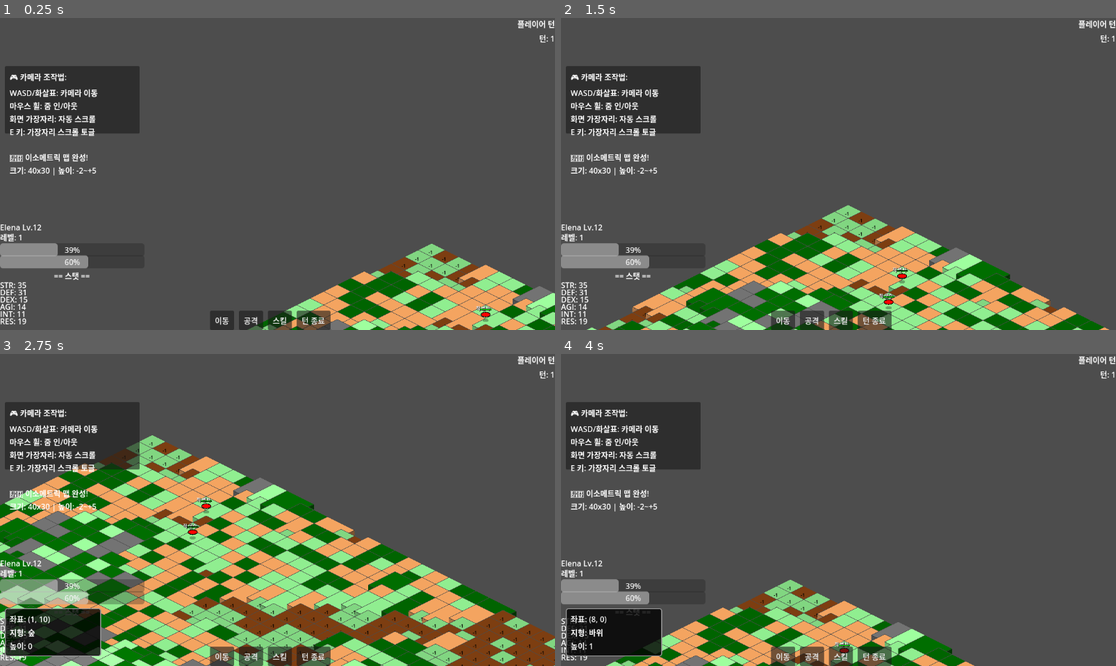
Above: before the commit, frames 1-4 (two rows, left to right).
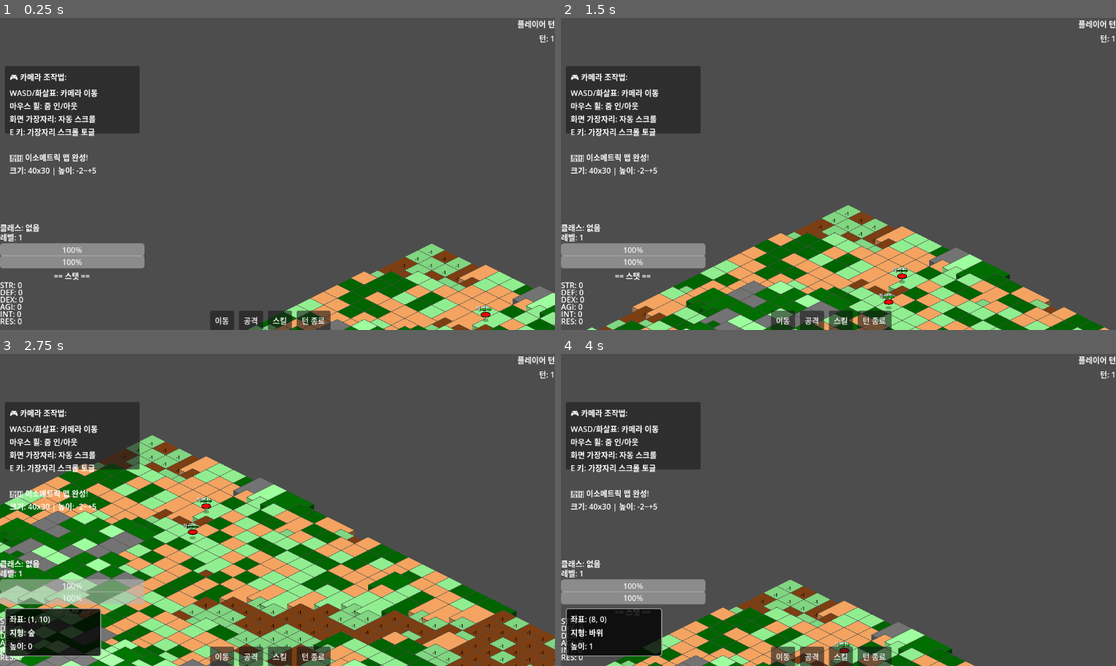
Above: after the commit, the same moments.

Repository: SLOWRAINMDML/godotTactics
Game: Godot game, scene res://scenes/BattleScene.tscn
Same seed, same stepped clock (60 frames per second), same inputs: the game is played once before the commit and once after it.
Inputs (mouse positions are in pixels of both pictures, inside the frame that each line leads up to):
- Up to frame 1 (0.25 s): no input
- Up to frame 2 (1.5 s): tap Enter at 0.5 s; move the mouse to (960, 158) at 0.52 s; hold Right (ui_right) 0.53-1.28 s; tap E at 0.6, 1.35 s; click (960, 158) at 0.67 s; move the mouse to (727, 189) at 1.27 s; hold Down (ui_down) from 1.28 s (still down)
- Up to frame 3 (2.75 s): move the mouse to (333, 441) at 2.02 s; release Down (ui_down) at 2.03 s; hold Right (ui_right) from 2.03 s (still down); tap E at 2.1 s
- Up to frame 4 (4 s): move the mouse to (810, 572) at 2.77 s; release Right (ui_right) at 2.78 s; hold Up (ui_up) 2.78-3.53 s; tap E at 2.85, 3.6 s; click (810, 572) at 2.92 s; move the mouse to (1005, 556) at 3.52 s; hold Left (ui_left) from 3.53 s (still down)

The runs differ from the first frame. In frame 1, 1.3% of the frame differs, in the area x 0-27%, y 65-99%; in frame 2, 1.3%; in frame 3, 1.2%; in frame 4, 1.2%.

Commit message:
게임을 시작할때 처음 케릭이 선택이 되어 있는데, 처음 선택을 아무도 하지 않은 상태로 시작하게 해줘.

Diff:
--- a/scenes/BattleScene.gd
+++ b/scenes/BattleScene.gd
@@ -148,28 +148,8 @@
 
 	GameManager.start_battle(player_data, enemy_data)
 
-	# 첫 번째 플레이어 캐릭터 선택 - 완전히 초기화한 후 선택
-	if player_characters.size() > 0:
-		print("첫 번째 캐릭터 자동 선택: ", player_characters[0].character_name)
-		# 기존 선택 표시가 있을 수 있으므로 모든 캐릭터에서 제거
-		for character in all_characters:
-			var selection_ring = character.get_node_or_null("SelectionRing")
-			if selection_ring:
-				selection_ring.queue_free()
-			var arrow = character.get_node_or_null("SelectionArrow")
-			if arrow:
-				arrow.queue_free()
-
-		# 상태 초기화
-		selected_character = null
-		clear_highlights()
-
-		# 한 프레임 기다린 후 새로운 캐릭터 선택
-		await get_tree().process_frame
-		select_character(player_characters[0])
-
-	# UI 초기 업데이트
-	await get_tree().process_frame  # 한 프레임 대기
+	# UI 초기 업데이트 (선택된 캐릭터가 없으므로 빈 상태로 업데이트)
+	await get_tree().process_frame
 	update_character_info()
 
 	# 카메라 조작 안내 추가
